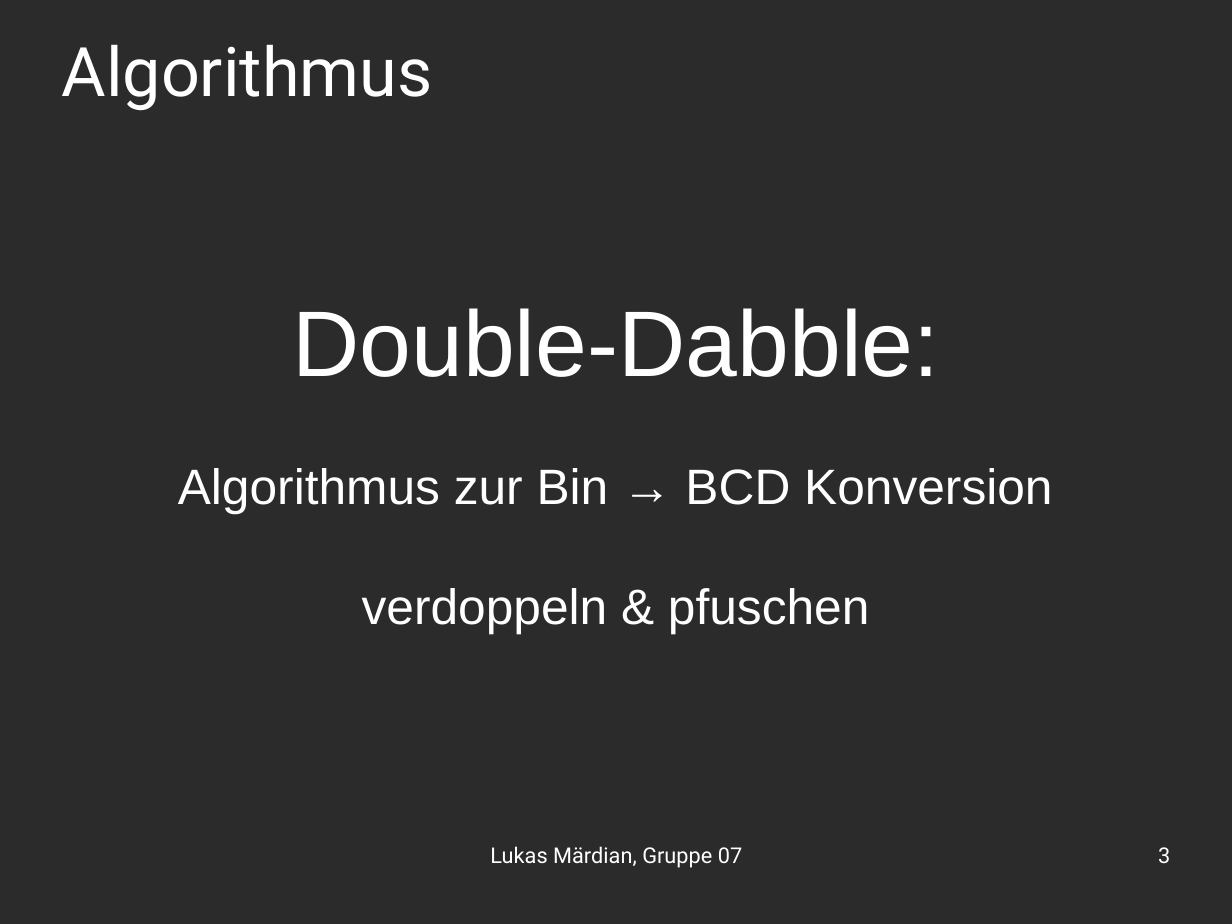
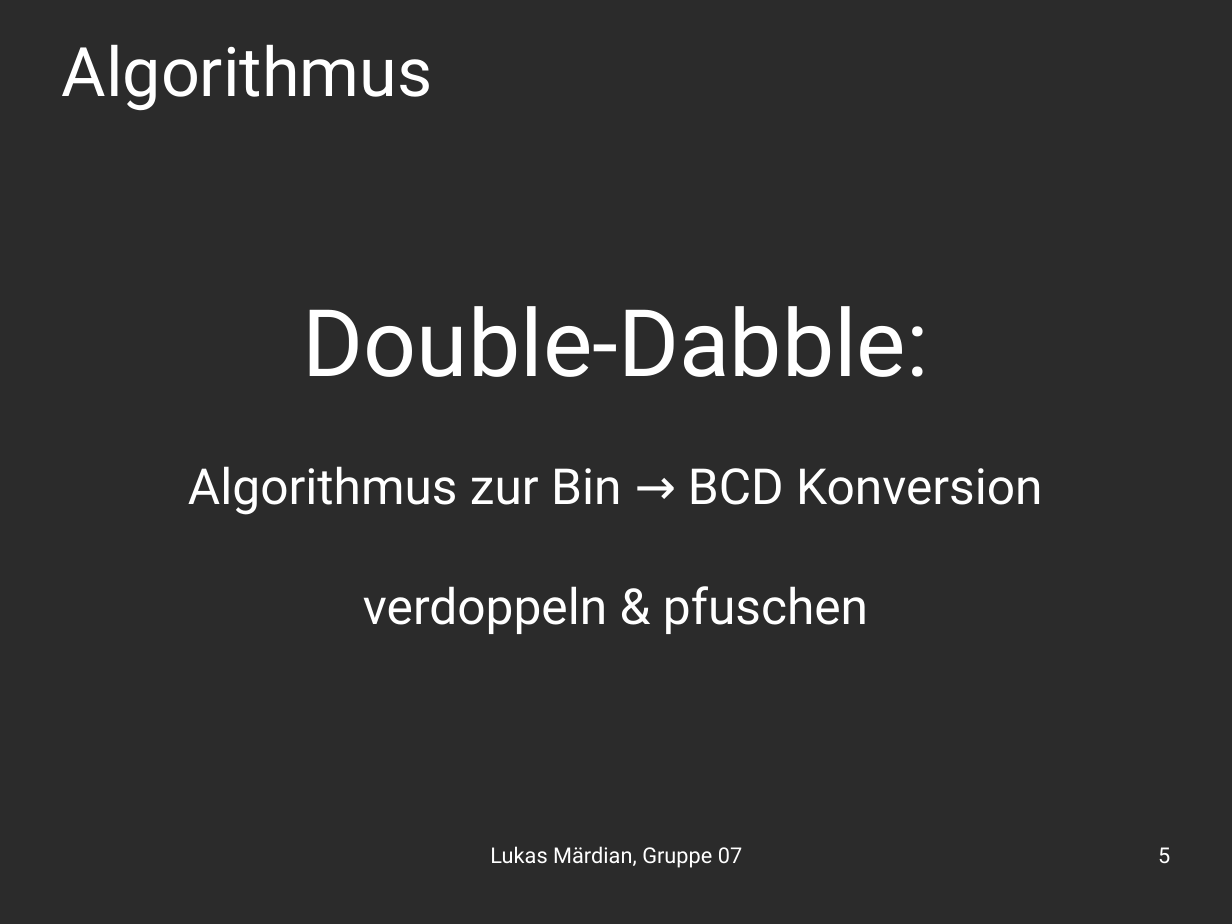
Before and after one commit to OrestTa/etip, a slide deck: slide 5 of Projekt1/Vortrag/vortrag1.odp (slide 3 before the commit). Drawn at 1232x924 pixels with LibreOffice and Linux fonts; fonts in the diff are those of the drawing; background and template pictures are left out; a plain dark background stands for a picture behind light text. Boxes give left, top, right and bottom in pixels: in the first picture for what was removed or moved away, otherwise in the second. Text is boxed around its words. In the diff, an @@ line names an element or a change of style, - is before the commit and + after.

```diff
--- a/Projekt1/Vortrag/vortrag1.odp
+++ b/Projekt1/Vortrag/vortrag1.odp
@@ subtitle "Double-Dabble:" at bbox=[188, 306, 1043, 634]: font Arial to Roboto @@
@@ page number at bbox=[1158, 847, 1170, 864]: text changed @@
-3
+5
```
Also in this commit, not shown: 2 other slides changed, 2 slides added, 1 other file.
